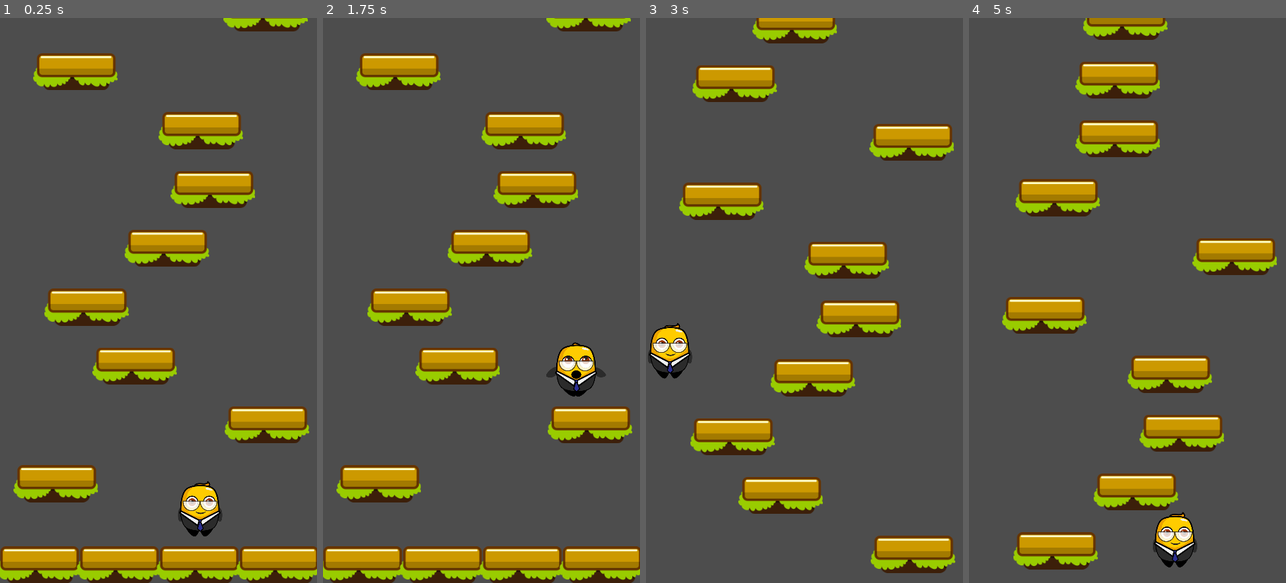
Above: before the commit, frames 1-4 (left to right).
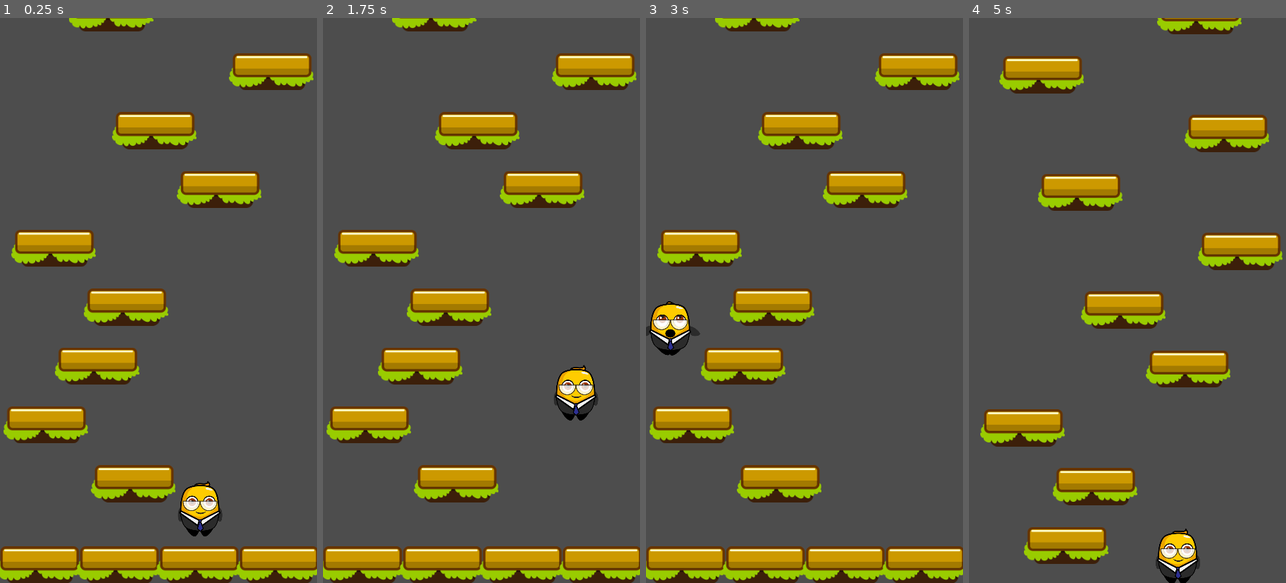
Above: after the commit, the same moments.

Repository: marleeeeeey/game_mvp_003_jumper_jam
Game: Godot game, scene res://scenes/game.tscn
Same seed, same stepped clock (60 frames per second), same inputs: the game is played once before the commit and once after it.
Inputs:
- Up to frame 1 (0.25 s): no input
- Up to frame 2 (1.75 s): hold D (move_right) 0.53-1.28 s; hold A (move_left) from 1.28 s (still down)
- Up to frame 3 (3 s): release A (move_left) at 2.03 s; hold D (move_right) from 2.03 s (still down)
- Up to frame 4 (5 s): release D (move_right) at 3.53 s; hold A (move_left) from 3.53 s (still down)

The runs differ from the first frame. In frame 1, 20% of the frame differs, in the area x 1-99%, y 0-86%; in frame 2, 21%; in frame 3, 33%, in the area x 0-100%, y 0-100%; in frame 4, 25%.

Commit message:
20. Refactoring level generation.

Diff:
--- a/scripts/game.gd
+++ b/scripts/game.gd
@@ -1,41 +1,28 @@
 extends Node2D
 
 @onready var platform_parent = $PlatformParent
+@onready var viewport_size = get_viewport_rect().size
+@onready var generated_platform_count = 0
 
 var camera_scene = preload("res://scenes/game_camera.tscn")
 var platform_scene = preload("res://scenes/platform.tscn")
 
 var camera: Camera2D = null
 
-# Level gen variabled
+# Level generation variables
 var start_platform_y
 var y_distance_between_platforms = 100
 var level_size = 50
+
 
 func _ready():
 	camera = camera_scene.instantiate()
 	camera.setup_camera($Player)
 	add_child(camera)
 
-	# Generate the ground.
-	var viewport_size = get_viewport_rect().size
-	var platform_width = 136 # Platform collision shape wight.
-	var ground_layer_platform_count = (viewport_size.x / platform_width) + 1
-	var ground_layer_y_offset = 62 # PLatform sprite height.
-	for i in range(ground_layer_platform_count):
-		var ground_location = Vector2 (i * platform_width, viewport_size.y - ground_layer_y_offset)
-		create_platform(ground_location)
-
-	# Generate random location platforms.
+	# Generation first iteration of level with ground.
 	start_platform_y = viewport_size.y - (y_distance_between_platforms * 2)
-	for i in range(level_size):
-		var min_x_position = 0
-		var max_x_position = viewport_size.x - platform_width
-		var random_x = randf_range(min_x_position, max_x_position)
-		var location: Vector2
-		location.x = random_x
-		location.y = start_platform_y - (y_distance_between_platforms * i)
-		create_platform(location)
+	generate_level(start_platform_y, true)
 
 
 func _process(delta):
@@ -44,8 +31,34 @@
 	if Input.is_action_just_pressed("reset"):
 		get_tree().reload_current_scene()
 
+
 func create_platform(location: Vector2):
 	var platform = platform_scene.instantiate()
 	platform.global_position = location
 	platform_parent.add_child(platform)
 	return platform
+
+
+func generate_level(start_y: float, generate_ground: bool):
+	var platform_width = 136  # Platform collision shape wight.
+
+	if generate_ground:
+		# Generate the ground.
+		var ground_layer_platform_count = (viewport_size.x / platform_width) + 1
+		var ground_layer_y_offset = 62  # PLatform sprite height.
+		for i in range(ground_layer_platform_count):
+			var ground_location = Vector2(
+				i * platform_width, viewport_size.y - ground_layer_y_offset
+			)
+			create_platform(ground_location)
+
+	# Generate random location platforms.
+	for i in range(level_size):
+		var min_x_position = 0
+		var max_x_position = viewport_size.x - platform_width
+		var random_x = randf_range(min_x_position, max_x_position)
+		var location: Vector2
+		location.x = random_x
+		location.y = start_y - (y_distance_between_platforms * i)
+		create_platform(location)
+		generated_platform_count += 1
